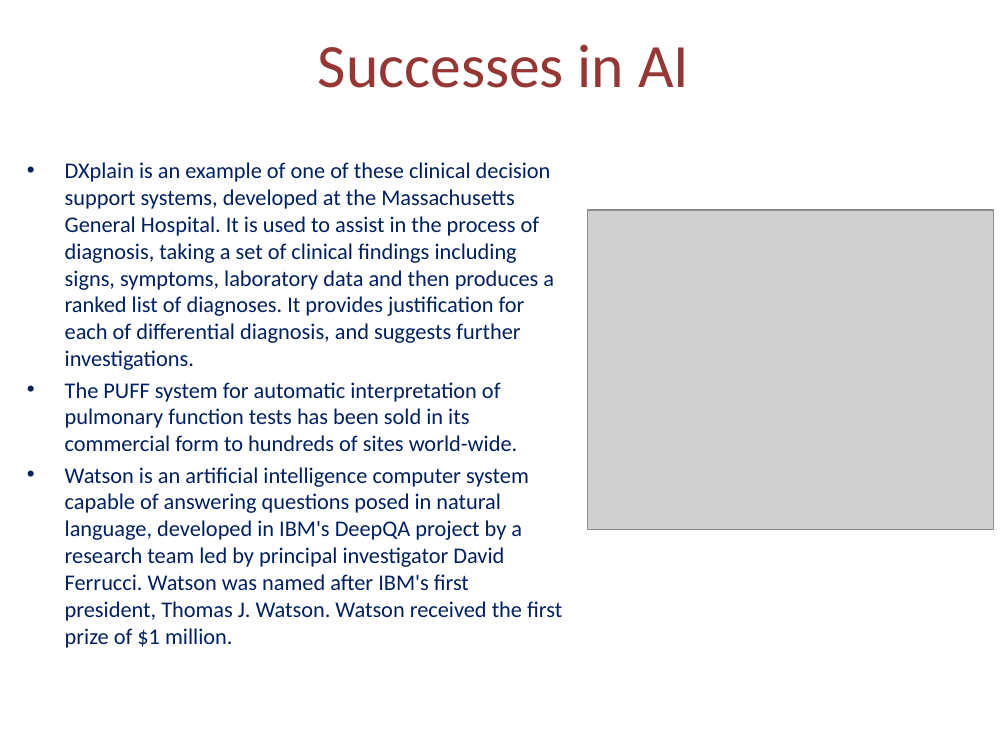
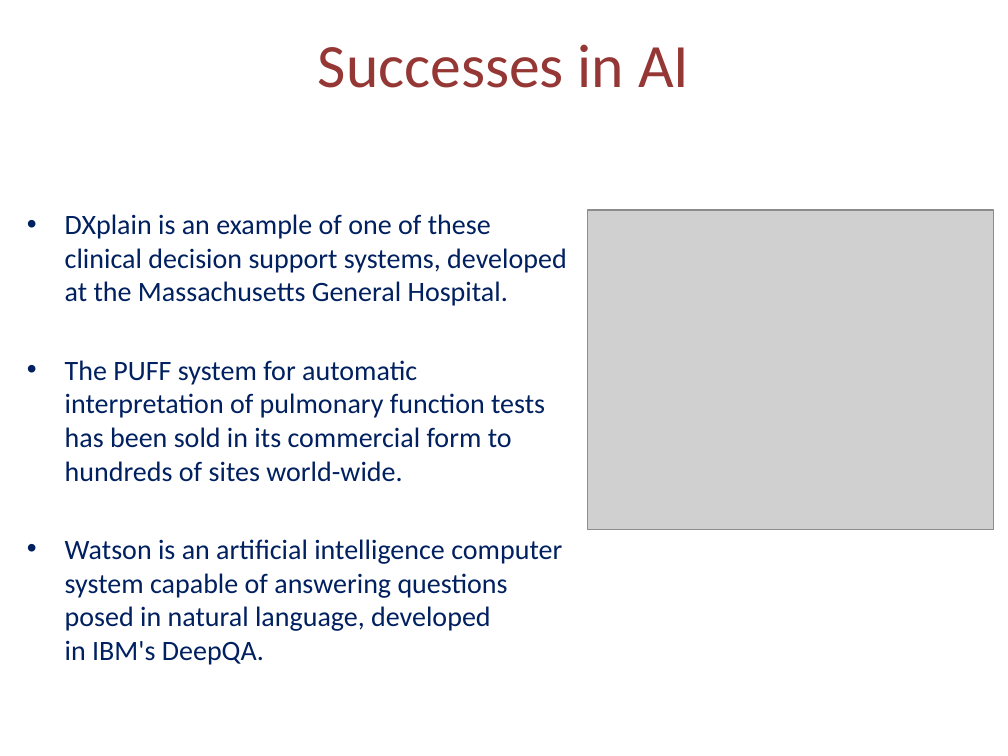
Before and after one commit to shahdk/SchoolBud, a slide deck: slide 6 of Documents/DomainTrackPPT.pptx. Drawn at 1008x756 pixels with LibreOffice and Linux fonts; fonts in the diff are those of the drawing; grey boxes stand for pictures. Boxes give left, top, right and bottom in pixels: in the first picture for what was removed or moved away, otherwise in the second. Text is boxed around its words. In the diff, an @@ line names an element or a change of style, - is before the commit and + after.

```diff
--- a/Documents/DomainTrackPPT.pptx
+++ b/Documents/DomainTrackPPT.pptx
@@ text "DXplain is an example of ...": place and size @@
-text "DXplain is an example of ..." at box(65, 162, 562, 648)
+text "DXplain is an example of ..." at box(65, 214, 567, 665)
@@ text at box(65, 214, 567, 306): text changed; size 16 to 20 pt @@
-• DXplain is an example of one of these clinical decision support systems, developed at the Massachusetts General Hospital. It is used to assist in the process of diagnosis, taking a set of clinical findings including signs, symptoms, laboratory data and then produces a ranked list of diagnoses. It provides justification for each of differential diagnosis, and suggests further investigations.
+• DXplain is an example of one of these clinical decision support systems, developed at the Massachusetts General Hospital.
@@ text at box(65, 360, 545, 482): size 16 to 20 pt in "The PUFF system for automatic interpretation of ..." @@
@@ text at box(65, 539, 562, 665): text changed; size 16 to 20 pt @@
-• Watson is an artificial intelligence computer system capable of answering questions posed in natural language, developed in IBM's DeepQA project by a research team led by principal investigator David Ferrucci. Watson was named after IBM's first president, Thomas J. Watson. Watson received the first prize of $1 million.
+• Watson is an artificial intelligence computer system capable of answering questions posed in natural language, developed in IBM's DeepQA.
```
Also in this commit, not shown: 8 other slides changed.
